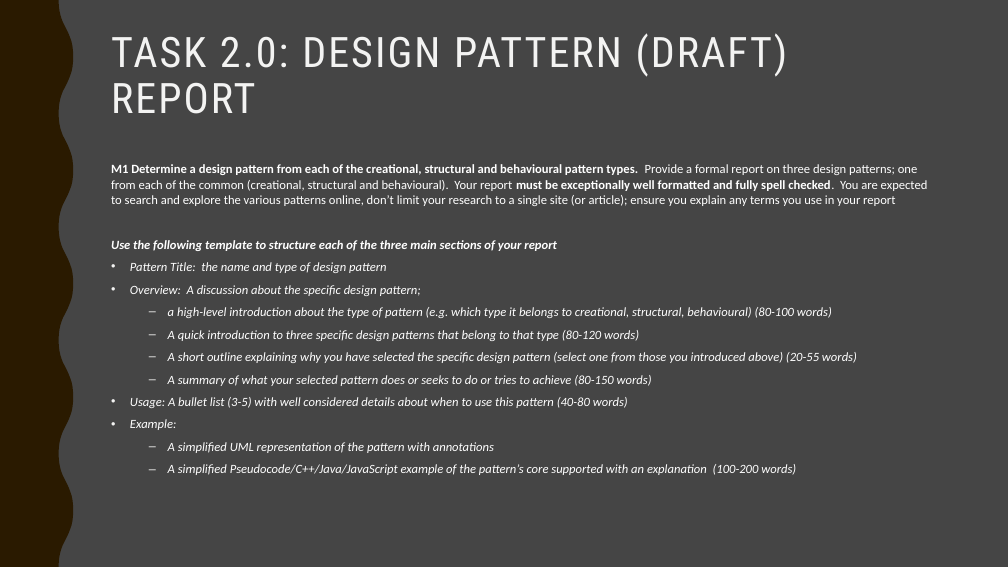
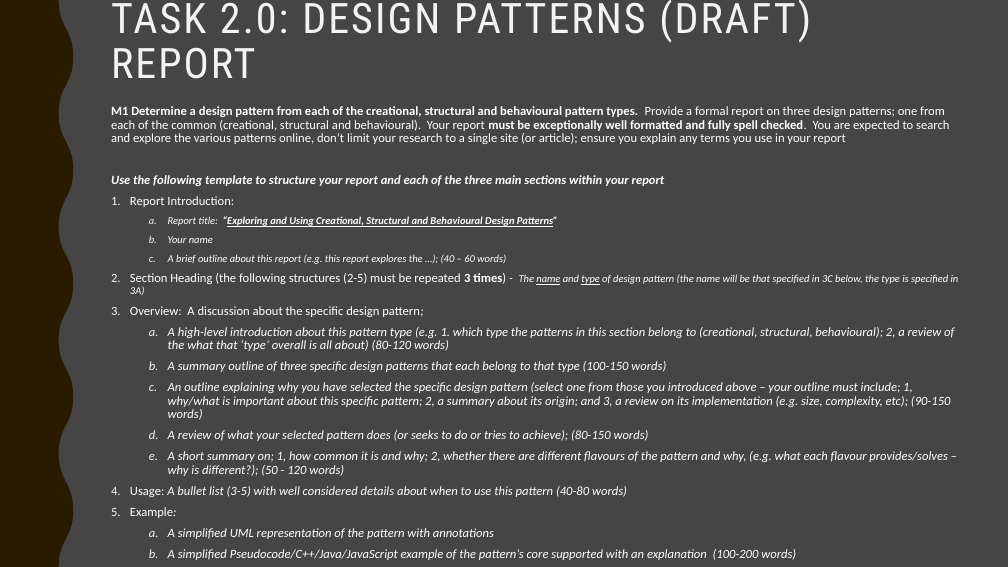
Before and after one commit to RebootGames/Object-Orientated-Programming-Paradigm, a slide deck: slide 6 of OOP Paradigm.pptx. Drawn at 1008x567 pixels with LibreOffice and Linux fonts; fonts in the diff are those of the drawing. Boxes give left, top, right and bottom in pixels: in the first picture for what was removed or moved away, otherwise in the second. Text is boxed around its words. In the diff, an @@ line names an element or a change of style, - is before the commit and + after.

```diff
--- a/OOP Paradigm.pptx
+++ b/OOP Paradigm.pptx
@@ title at box(111, 0, 811, 79): text changed @@
-TASK 2.0: DESIGN PATTERN (DRAFT) REPORT
+TASK 2.0: DESIGN PATTERNS (DRAFT) REPORT
@@ text "M1 Determine a design pattern ...": place and size @@
-text "M1 Determine a design pattern ..." at box(111, 164, 928, 475)
+text "M1 Determine a design pattern ..." at box(111, 106, 959, 560)
@@ text at box(111, 106, 949, 560): italic off in "Overview: A discussion about the specific design ...", "Usage:", "Example:"; line spacing 1 to 0.9; bullet • to 1.; bullet – to a. @@
@@ text at box(111, 175, 959, 295): text changed; size 12 to 10 pt; bold off @@
-Use the following template to structure each of the three main sections of your report
-• Pattern Title: the name and type of design pattern
+Use the following template to structure your report and each of the three main sections within your report
+1. Report Introduction:
+  a. Report title: “Exploring and Using Creational, Structural and Behavioural Design Patterns”
+  b. Your name
+  c. A brief outline about this report (e.g. this report explores the …); (40 – 60 words)
+2. Section Heading (the following structures (2-5) must be repeated 3 times) - The name and type of design pattern (the name will be that specified in 3C below, the type is specified in 3A)
@@ text at box(168, 327, 954, 476): text changed @@
-  – a high-level introduction about the type of pattern (e.g. which type it belongs to creational, structural, behavioural) (80-100 words)
-  – A quick introduction to three specific design patterns that belong to that type (80-120 words)
-  – A short outline explaining why you have selected the specific design pattern (select one from those you introduced above) (20-55 words)
-  – A summary of what your selected pattern does or seeks to do or tries to achieve (80-150 words)
+  a. A high-level introduction about this pattern type (e.g. 1. which type the patterns in this section belong to (creational, structural, behavioural); 2, a review of the what that ‘type’ overall is all about) (80-120 words)
+  b. A summary outline of three specific design patterns that each belong to that type (100-150 words)
+  c. An outline explaining why you have selected the specific design pattern (select one from those you introduced above – your outline must include; 1, why/what is important about this specific pattern; 2, a summary about its origin; and 3, a review on its implementation (e.g. size, complexity, etc); (90-150 words)
+  d. A review of what your selected pattern does (or seeks to do or tries to achieve); (80-150 words)
+  e. A short summary on; 1, how common it is and why; 2, whether there are different flavours of the pattern and why, (e.g. what each flavour provides/solves – why is different?); (50 - 120 words)
```
Also in this commit, not shown: 3 other slides changed.
